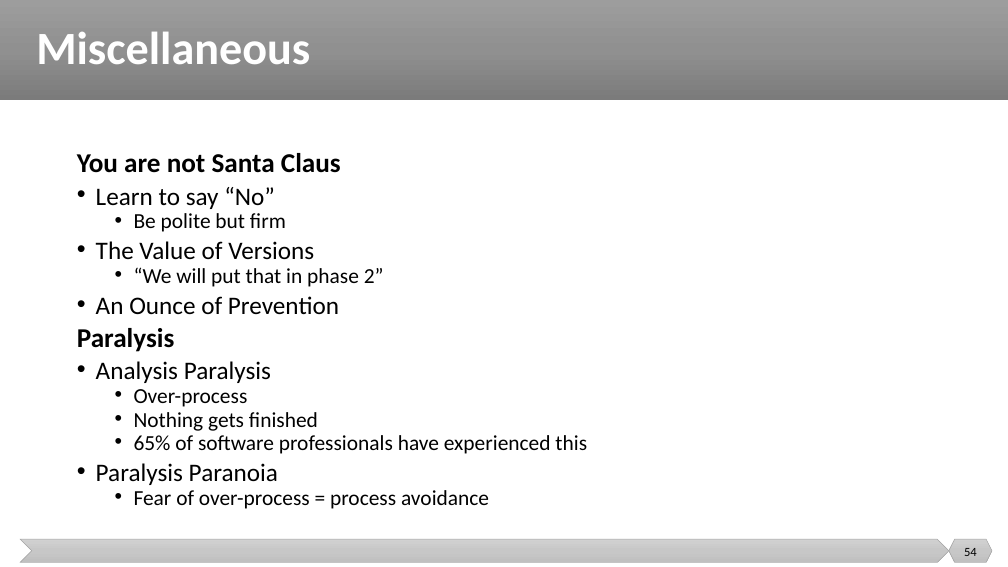
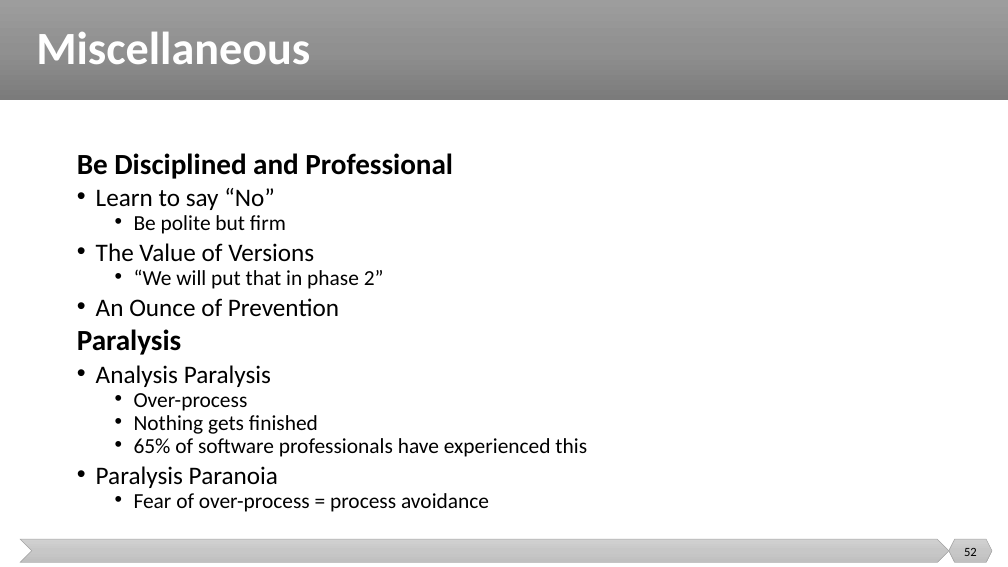
Before and after one commit to malenezi/malenezi, a slide deck: slide 52 of SE423/Lectures/7-Quality/Quality.pptx (slide 54 before the commit). Drawn at 1008x567 pixels with LibreOffice and Linux fonts; fonts in the diff are those of the drawing. Boxes give left, top, right and bottom in pixels: in the first picture for what was removed or moved away, otherwise in the second. Text is boxed around its words. In the diff, an @@ line names an element or a change of style, - is before the commit and + after.

```diff
--- a/SE423/Lectures/7-Quality/Quality.pptx
+++ b/SE423/Lectures/7-Quality/Quality.pptx
@@ text at <box>77,153,453,179</box>: text changed; size 25.9 to 27.8 pt @@
-You are not Santa Claus
+Be Disciplined and Professional
@@ text at <box>77,329,181,355</box>: size 25.9 to 27.8 pt in "Paralysis" @@
@@ page number at <box>964,548,977,556</box>: text changed @@
-54
+52
```
Also in this commit, not shown: 11 other slides changed, 3 slides removed, 2 other files.
